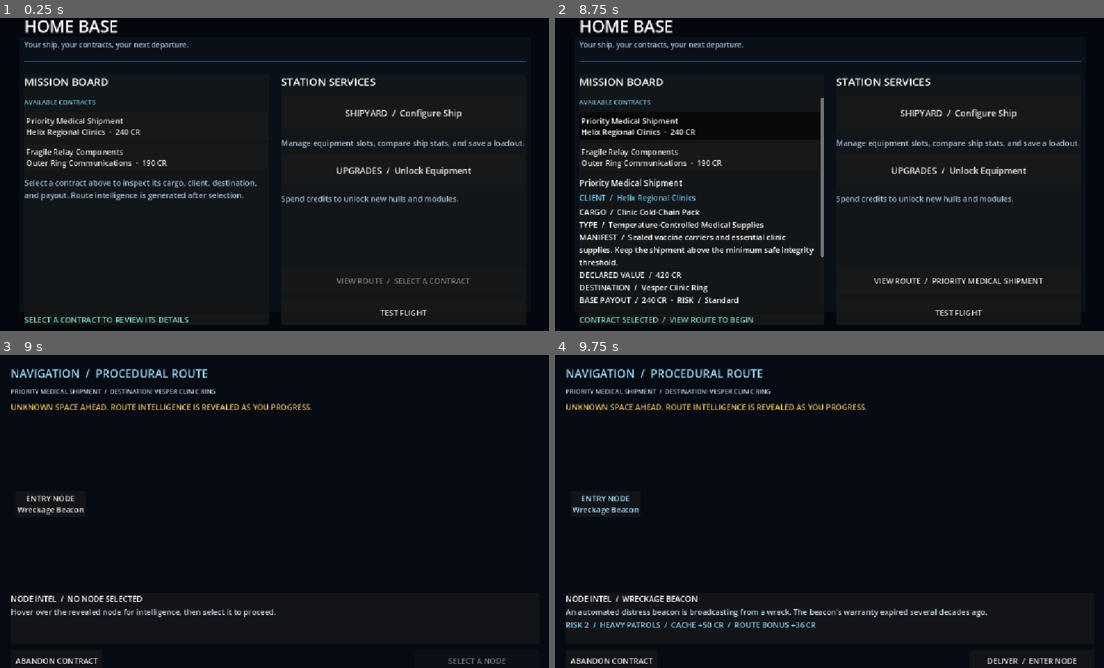
Above: before the commit, frames 1-4 (two rows, left to right).
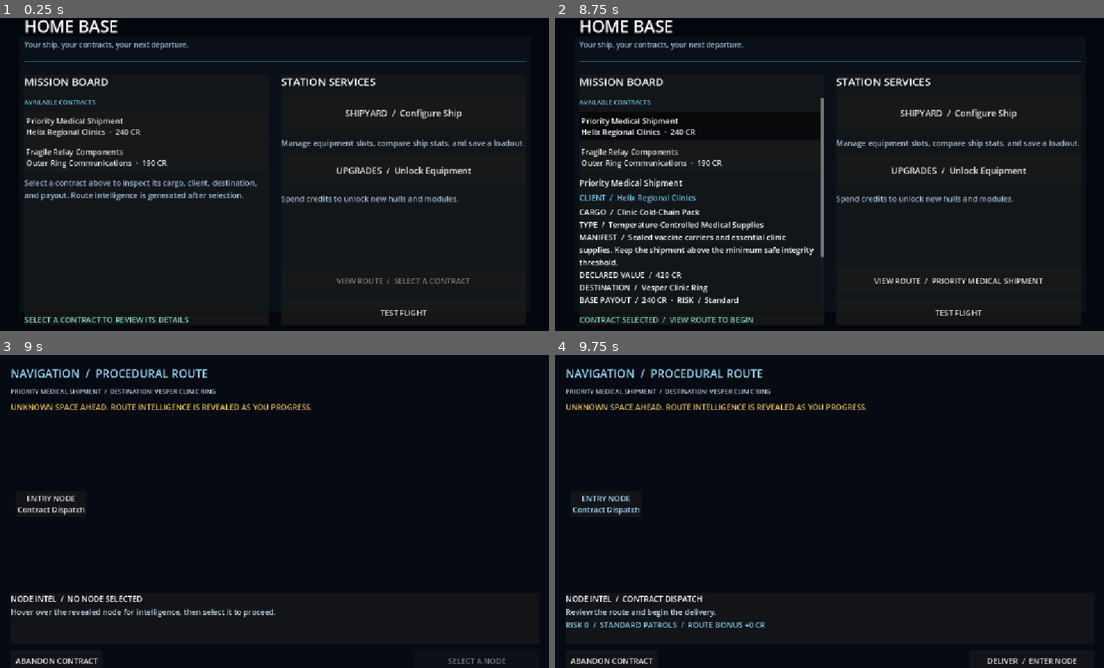
Above: after the commit, the same moments.

Repository: Bbran4/SpaceDelivery
Game: Godot game, scene res://scenes/hq.tscn
Same seed, same stepped clock (60 frames per second), same inputs: the game is played once before the commit and once after it.
Inputs (mouse positions are in pixels of both pictures, inside the frame that each line leads up to):
- Up to frame 1 (0.25 s): no input
- Up to frame 2 (8.75 s): click "Priority Medical Shipment Hel…" at 0.5 s; click "Fragile Relay Components Oute…" at 1.25 s; click "UPGRADES / Unlock Equipment" at 2 s; click "VIEW ROUTE / FRAGILE RELAY CO…" at 2.75 s; click "TEST FLIGHT" at 3.5 s; click "RETURN TO HQ" at 4.25 s; click "SHIPYARD / Configure Ship" at 5 s; click "Starter Courier · Common" at 5.75 s; click "Return to HQ" at 6.5 s; tap Enter at 7.25 s; move the mouse to (802, 237) at 7.27 s; hold W (up) 7.28-8 s; hold Tab 7.28-8 s; click (802, 237) at 7.42 s; tap Space at 8 s; drag from (999, 221) to (802, 237) at 8.02 s
- Up to frame 3 (9 s): click "VIEW ROUTE / PRIORITY MEDICAL…" at 8.75 s
- Up to frame 4 (9.75 s): click "ENTRY NODE Wreckage Beacon" (after the commit: "ENTRY NODE Contract Dispatch") at 9.5 s

Frames 1-2 are identical in both runs. In frame 3, 0.2% of the frame differs, in the area x 3-16%, y 45-52%; in frame 4, 1.9%, in the area x 1-79%, y 45-88%.

Commit message:
Generate routes from mission parameters and fixed beats

Diff:
--- a/scripts/route_generator.gd
+++ b/scripts/route_generator.gd
@@ -1,7 +1,7 @@
 extends RefCounted
 class_name RouteGenerator
 
-const ROUTE_LAYERS: Array[int] = [1, 2, 3, 2, 1]
+const DEFAULT_LAYER_NODE_COUNTS: Array[int] = [1, 2, 3, 2, 1]
 const ENCOUNTERS: Array[Dictionary] = [
 	{"title": "Patrol Intercept", "description": "Unscheduled security patrols are scanning civilian traffic. Corporate policy recommends remaining calm and moving at a legally defensible speed.", "profile": MissionRouteNode.EncounterProfile.STANDARD, "risk": 2, "bonus": 15},
 	{"title": "Quiet Corridor", "description": "Traffic is sparse and the sensor readings are reassuring. This is statistically where the sensor readings become less reassuring.", "profile": MissionRouteNode.EncounterProfile.QUIET, "risk": 1, "bonus": 5},
@@ -20,36 +20,43 @@
 	else:
 		rng.seed = seed_value
 
+	var layer_counts: Array[int] = _get_safe_layer_counts(mission)
+	var fixed_beats_by_slot: Dictionary = {}
+	for beat: MissionRouteNode in mission.fixed_beats:
+		if beat == null:
+			continue
+		if beat.depth <= 0 or beat.depth >= layer_counts.size() - 1:
+			continue
+		if beat.lane < 0 or beat.lane >= layer_counts[beat.depth]:
+			continue
+		fixed_beats_by_slot["%d:%d" % [beat.depth, beat.lane]] = beat
+
 	var layers: Array[Array] = []
-	for layer_index: int in range(ROUTE_LAYERS.size()):
+	for layer_index: int in range(layer_counts.size()):
 		var layer: Array[MissionRouteNode] = []
-		for lane_index: int in range(ROUTE_LAYERS[layer_index]):
+		for lane_index: int in range(layer_counts[layer_index]):
 			var node := MissionRouteNode.new()
 			node.node_id = StringName("route_%d_%d" % [layer_index, lane_index])
 			node.depth = layer_index
 			node.lane = lane_index
-			if layer_index == ROUTE_LAYERS.size() - 1:
+
+			if layer_index == 0:
+				node.title = "Contract Dispatch"
+				node.description = "Review the route and begin the delivery."
+				node.node_kind = MissionRouteNode.NodeKind.START
+				node.risk = 0
+			elif layer_index == layer_counts.size() - 1:
 				node.title = mission.destination_name
 				node.description = "Final destination. Deliver %s and close the contract." % mission.cargo_name
 				node.node_kind = MissionRouteNode.NodeKind.DESTINATION
 				node.risk = 0
 			else:
-				var encounter: Dictionary = ENCOUNTERS[rng.randi_range(0, ENCOUNTERS.size() - 1)]
-				var is_service_stop: bool = layer_index > 0 and rng.randf() < 0.28
-				if is_service_stop:
-					node.title = "Unmanned Service Beacon"
-					node.description = "A neglected automated service beacon offers a brief systems check and a chance to catch your breath. The maintenance contract expired, naturally."
-					node.node_kind = MissionRouteNode.NodeKind.CHOICE
-					node.encounter_profile = MissionRouteNode.EncounterProfile.QUIET
-					node.risk = 0
-					node.bonus_credits = 10 + rng.randi_range(0, 10)
+				var slot: String = "%d:%d" % [layer_index, lane_index]
+				var fixed_beat: MissionRouteNode = fixed_beats_by_slot.get(slot) as MissionRouteNode
+				if fixed_beat != null:
+					_apply_fixed_beat(node, fixed_beat)
 				else:
-					node.title = str(encounter["title"])
-					node.description = str(encounter["description"])
-					node.node_kind = MissionRouteNode.NodeKind.START if layer_index == 0 else MissionRouteNode.NodeKind.ENCOUNTER
-					node.encounter_profile = int(encounter["profile"])
-					node.risk = clampi(int(encounter["risk"]) + (1 if mission.risk_label.to_lower().contains("elevated") and rng.randf() < 0.35 else 0), 0, 5)
-					node.bonus_credits = int(encounter["bonus"]) + rng.randi_range(0, 15)
+					_apply_generated_encounter(node, mission, rng, layer_index)
 			layer.append(node)
 		layers.append(layer)
 
@@ -60,12 +67,12 @@
 		for target_index: int in range(next_layer.size()):
 			var parent: MissionRouteNode = current_layer[target_index % current_layer.size()]
 			_add_connection(parent, next_layer[target_index].node_id)
-		# Every current node has an outgoing connection; some get a second option.
+		# Every current node has an outgoing connection; some get another option.
 		for source_index: int in range(current_layer.size()):
 			var source: MissionRouteNode = current_layer[source_index]
 			if source.next_node_ids.is_empty():
 				_add_connection(source, next_layer[rng.randi_range(0, next_layer.size() - 1)].node_id)
-			if next_layer.size() > 1 and rng.randf() < 0.55:
+			if next_layer.size() > 1 and rng.randf() < clampf(mission.branch_chance, 0.0, 1.0):
 				_add_connection(source, next_layer[rng.randi_range(0, next_layer.size() - 1)].node_id)
 
 	var result: Array[MissionRouteNode] = []
@@ -75,6 +82,56 @@
 	return result
 
 
+static func _get_safe_layer_counts(mission: MissionDefinition) -> Array[int]:
+	var counts: Array[int] = mission.layer_node_counts.duplicate()
+	var valid: bool = counts.size() >= 2
+	if valid:
+		valid = counts[0] == 1 and counts[counts.size() - 1] == 1
+	for count: int in counts:
+		if count < 1:
+			valid = false
+	if not valid:
+		push_error("Mission '%s' has invalid layer_node_counts. Using default route shape %s." % [
+			mission.mission_id,
+			str(DEFAULT_LAYER_NODE_COUNTS),
+		])
+		return DEFAULT_LAYER_NODE_COUNTS.duplicate()
+	return counts
+
+
+static func _apply_fixed_beat(node: MissionRouteNode, beat: MissionRouteNode) -> void:
+	node.title = beat.title
+	node.description = beat.description
+	node.node_kind = beat.node_kind
+	node.encounter_profile = beat.encounter_profile
+	node.risk = clampi(beat.risk, 0, 5)
+	node.bonus_credits = maxi(0, beat.bonus_credits)
+
+
+static func _apply_generated_encounter(
+	node: MissionRouteNode,
+	mission: MissionDefinition,
+	rng: RandomNumberGenerator,
+	layer_index: int
+) -> void:
+	var encounter: Dictionary = ENCOUNTERS[rng.randi_range(0, ENCOUNTERS.size() - 1)]
+	var is_service_stop: bool = layer_index > 0 and rng.randf() < 0.28
+	if is_service_stop:
+		node.title = "Unmanned Service Beacon"
+		node.description = "A neglected automated service beacon offers a brief systems check and a chance to catch your breath. The maintenance contract expired, naturally."
+		node.node_kind = MissionRouteNode.NodeKind.CHOICE
+		node.encounter_profile = MissionRouteNode.EncounterProfile.QUIET
+		node.risk = 0
+		node.bonus_credits = 10 + rng.randi_range(0, 10)
+	else:
+		node.title = str(encounter["title"])
+		node.description = str(encounter["description"])
+		node.node_kind = MissionRouteNode.NodeKind.START if layer_index == 0 else MissionRouteNode.NodeKind.ENCOUNTER
+		node.encounter_profile = int(encounter["profile"])
+		node.risk = clampi(int(encounter["risk"]) + mission.risk_bias, 0, 5)
+		node.bonus_credits = int(encounter["bonus"]) + rng.randi_range(0, 15)
+
+
 static func _add_connection(node: MissionRouteNode, next_id: StringName) -> void:
 	if not node.next_node_ids.has(String(next_id)):
 		node.next_node_ids.append(String(next_id))
